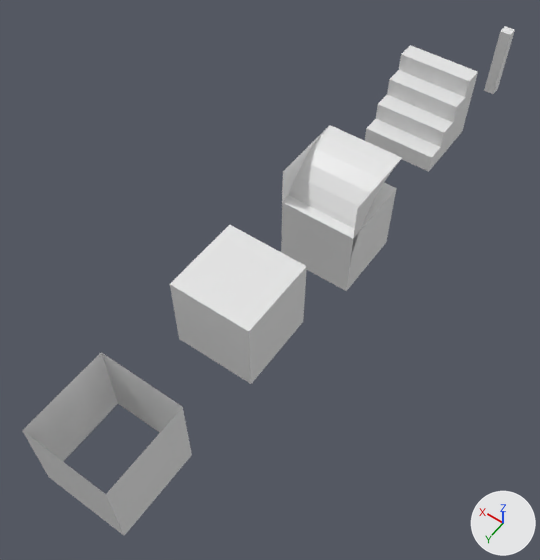
The glTF model public/Corner.glb as it was, and as the next commit left it.
Camera for both pictures: a camera (50 mm lens) standing at (-2.53, 6.19, 7.01) and looking at (0.71, 1.66, -0.12). Every picture has the same lights, and +X, +Y and +Z are marked at lower right. Where no turn or scale is listed for an object, it has been applied to the vertices.

Objects in the first picture: 'Arch', 'Corner', 'Edge', 'Poles', 'Stairs', 'Tube'.
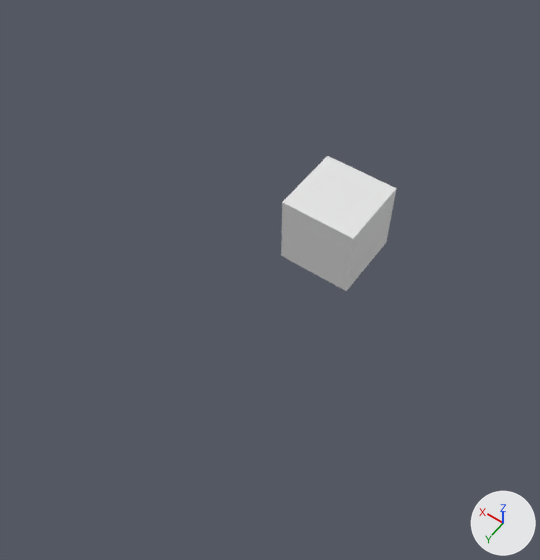
The newer file is also turned or shifted as a whole; pictures and numbers use the older file's frame.

Boxes [x1, y1, x2, y2] around the edits, measured in the pictures (540 x 560 px):
'Edge', deleted: before [170, 225, 307, 384]
'Tube', deleted: before [22, 352, 192, 536]
'Stairs', deleted: before [365, 45, 478, 172]
'Arch', deleted: before [282, 125, 402, 262]
'Poles', deleted: before [484, 26, 515, 94]

The change, as a list of edits to the scene's bpy script:
```text
Remove ob_arch:
    ob_arch = bpy.data.objects.new('Arch', me_cube_090)
    ob_arch.location = (0.5, 0.5, 0.5)
Remove ob_edge:
    ob_edge = bpy.data.objects.new('Edge', me_cube_087)
    ob_edge.location = (0.5, 2.5, 0.5)
Remove ob_stairs:
    ob_stairs = bpy.data.objects.new('Stairs', me_cube_082)
    ob_stairs.location = (0.5, -1.5, 0.5)
Remove ob_poles:
    ob_poles = bpy.data.objects.new('Poles', me_cube_084)
    ob_poles.location = (0.5, -3.5, 0.5)
Remove ob_tube:
    ob_tube = bpy.data.objects.new('Tube', me_cube_088)
    ob_tube.location = (0.5, 4.5, 0.5)
```
